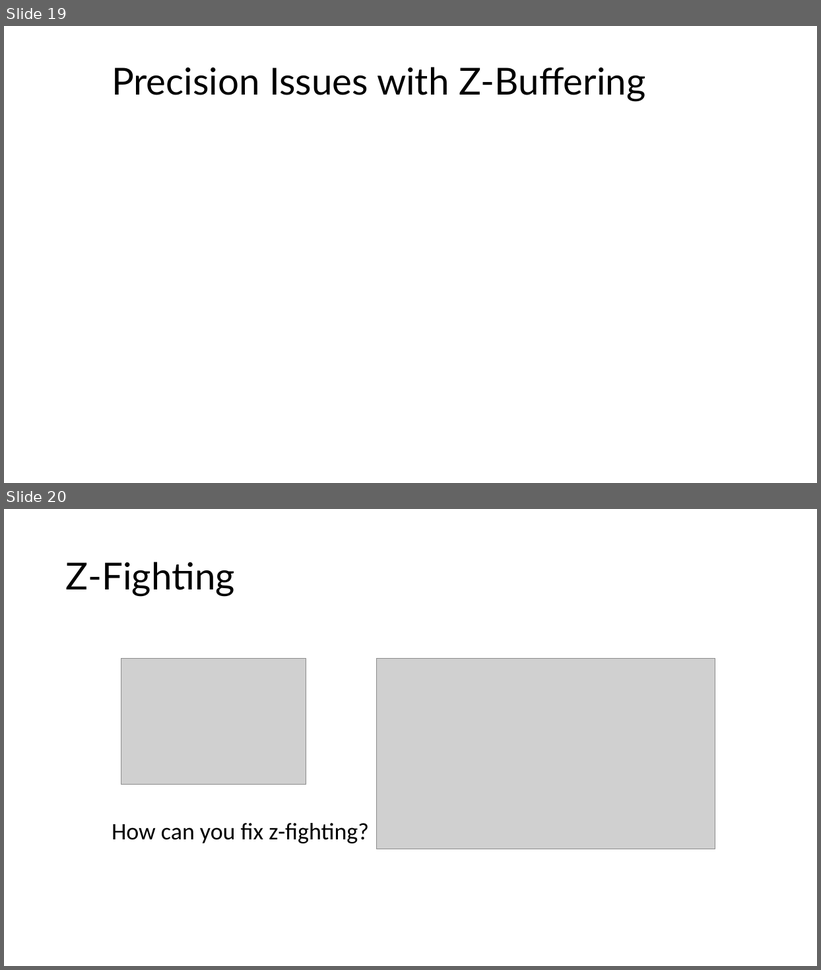
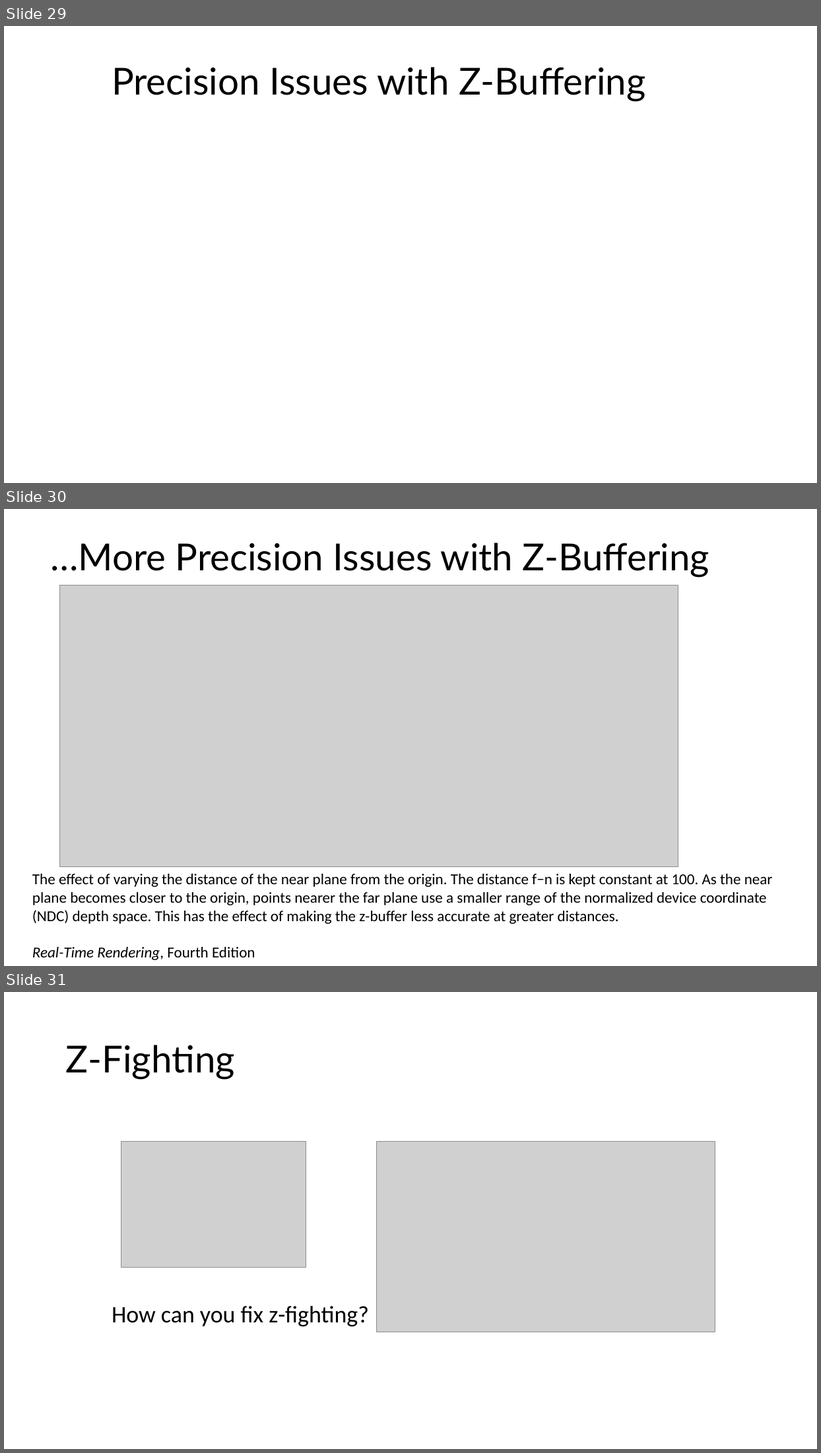
Before and after one commit to illinois-cs418/cs418CourseMaterial, a slide deck: Lectures/CS418-Lecture21-Compositing.pptx. Shown one above the other, each under a label of ours: slides 19 and 20 before the commit, slides 29, 30 and 31 after it. The pictures are 821x970 and 821x1453 pixels, drawn with LibreOffice and Linux fonts; fonts in the diff are those of the drawing; grey boxes stand for pictures. Boxes give left, top, right and bottom in pixels: in the first picture for what was removed or moved away, otherwise in the second. Text is boxed around its words. In the diff, an @@ line names an element or a change of style, - is before the commit and + after.

```diff
--- a/Lectures/CS418-Lecture21-Compositing.pptx
+++ b/Lectures/CS418-Lecture21-Compositing.pptx
@@ slide 30 added at (4, 509, 817, 966), background #FFFFFF @@
@@ title added at (50, 543, 710, 578), 44 pt, text #000000 @@
+…More Precision Issues with Z-Buffering
@@ picture added at (60, 586, 679, 867) @@
@@ text added at (32, 874, 773, 960), 18 pt, text #000000 @@
+The effect of varying the distance of the near plane from the origin. The distance f−n is kept constant at 100. As the near plane becomes closer to the origin, points nearer the far plane use a smaller range of the normalized device coordinate (NDC) depth space. This has the effect of making the z-buffer less accurate at greater distances.
+Real-Time Rendering, Fourth Edition
@@ what was slide 19 is now slide 29 @@
@@ what was slide 20 is now slide 31 @@
```
Also in this commit, not shown: 8 slides changed, 11 other slides added, 6 slides removed.
